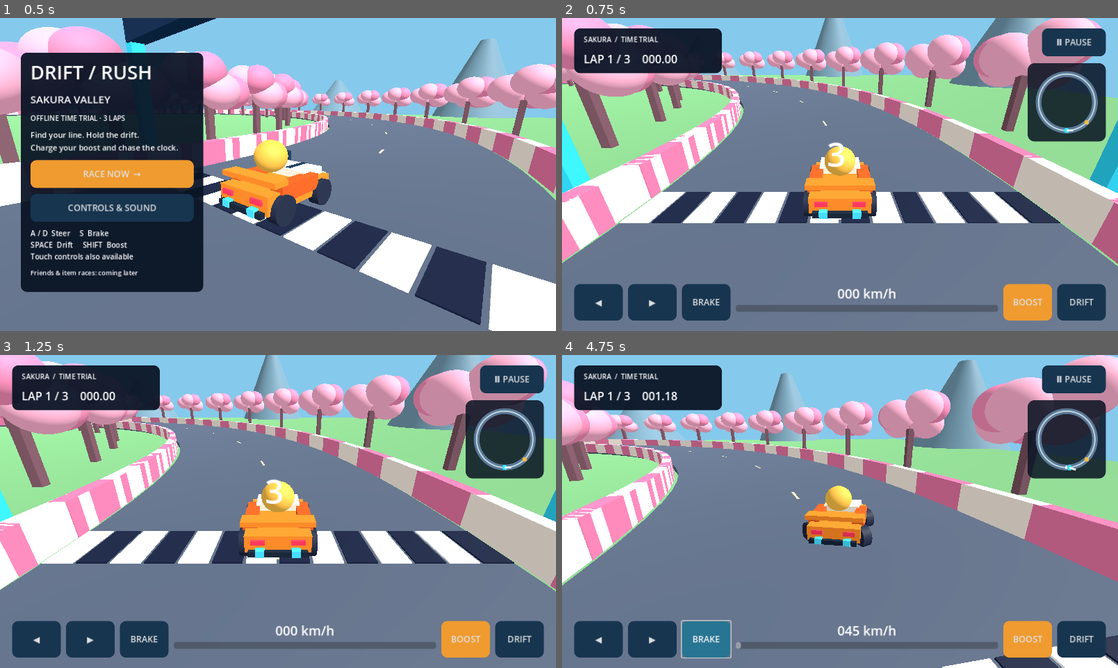
Above: before the commit, frames 1-4 (two rows, left to right).
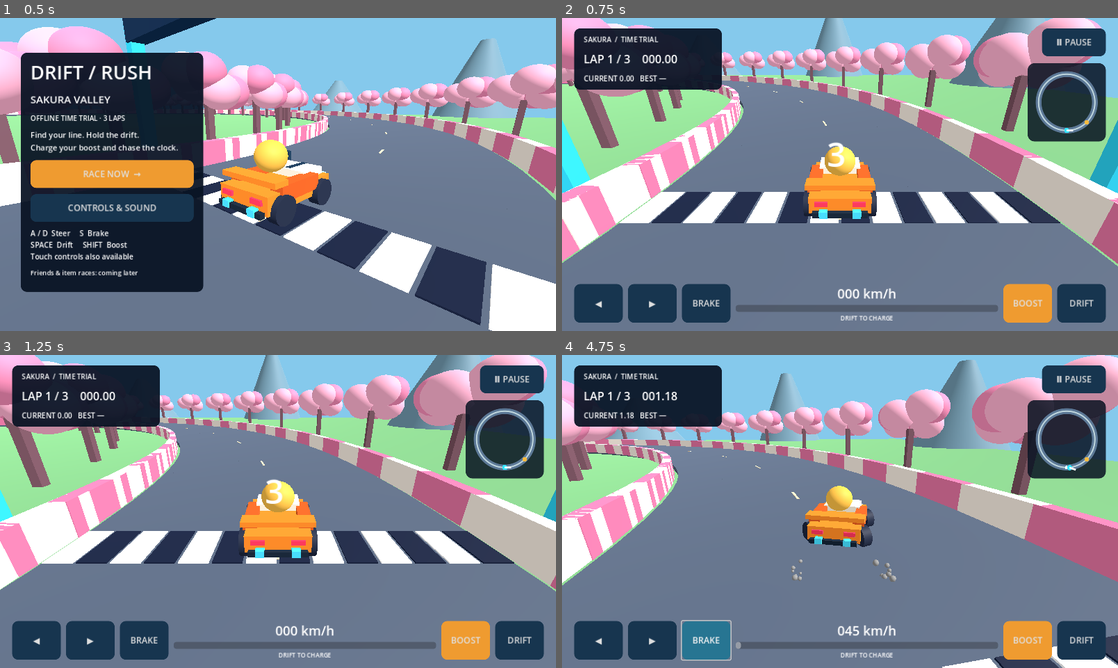
Above: after the commit, the same moments.

Repository: KyungHoon416/DRIFT-RUSH
Game: Godot game, scene res://Scenes/Race.tscn
Same seed, same stepped clock (60 frames per second), same inputs: the game is played once before the commit and once after it.
Inputs:
- Up to frame 1 (0.5 s): no input
- Up to frame 2 (0.75 s): click "RACE NOW →" at 0.5 s
- Up to frame 3 (1.25 s): no input
- Up to frame 4 (4.75 s): click "BOOST" at 1.25 s; click "◀" at 2 s; click "▶" at 2.75 s; click "BRAKE" at 3.5 s; hold D from 4.28 s (still down); hold Shift from 4.28 s (still down); tap Space at 4.52 s

Frame 1 is identical in both runs. In frame 2, 2.1% of the frame differs, in the area x 2-98%, y 16-98%; in frame 3, 2.1%; in frame 4, 2.4%, in the area x 2-98%, y 15-98%.

Commit message:
Add driving feedback, lap timing and safe track recovery

Diff:
--- a/DRIFT_RUSH_GODOT/Scripts/Race.gd
+++ b/DRIFT_RUSH_GODOT/Scripts/Race.gd
@@ -1,7 +1,16 @@
 extends Node3D
 var kart: CharacterBody3D
 var camera: Camera3D
-var hud: Label
+var visual: Node3D
+var flames: Array[MeshInstance3D] = []
+var sparks: Array[CPUParticles3D] = []
+var boost_audio: AudioStreamPlayer
+var lap_times: Array[float] = []
+var lap_started := 0.0
+var best_lap := 0.0
+var safe_angle := 0.0
+var recovery_notice := 0.0
+var is_drifting := false
 var ui: CanvasLayer
 var countdown := 0.0
 var speed := 0.0
@@ -95,31 +104,33 @@
  col.shape = shape
  col.position.y = 0.7
  kart.add_child(col)
- box(kart,Vector3(0,0.65,0),Vector3(1.8,0.5,2.8),Color("ff8b27"))
- box(kart,Vector3(0,0.95,-0.8),Vector3(1.4,0.35,1),Color("fff3df"))
- box(kart,Vector3(0,1.15,1),Vector3(2,0.15,0.5),Color("ff8b27"))
+ visual=Node3D.new()
+ kart.add_child(visual)
+ box(visual,Vector3(0,0.65,0),Vector3(1.8,0.5,2.8),Color("ff8b27"))
+ box(visual,Vector3(0,0.95,-0.8),Vector3(1.4,0.35,1),Color("fff3df"))
+ box(visual,Vector3(0,1.15,1),Vector3(2,0.15,0.5),Color("ff8b27"))
  var helmet := SphereMesh.new()
  helmet.radius = 0.48
  helmet.height = 0.9
- mesh(kart,helmet,Vector3(0,1.6,0.3),Color("ffc34b"))
- box(kart,Vector3(0,1.6,-0.12),Vector3(0.7,0.25,0.12),Color("193955"))
+ mesh(visual,helmet,Vector3(0,1.6,0.3),Color("ffc34b"))
+ box(visual,Vector3(0,1.6,-0.12),Vector3(0.7,0.25,0.12),Color("193955"))
  for x in [-1,1]:
   for z in [-0.9,0.9]:
    var tire := CylinderMesh.new()
    tire.top_radius = 0.4
    tire.bottom_radius = 0.4
    tire.height = 0.35
-   var w := mesh(kart,tire,Vector3(x*0.9,0.45,z),Color("222b42"))
+   var w := mesh(visual,tire,Vector3(x*0.9,0.45,z),Color("222b42"))
    w.rotation.z = PI/2
    wheels.append(w)
  # Side pods, rear bumper, lights and exhaust give the kart a readable silhouette.
  for side in [-1,1]:
-  box(kart,Vector3(side*0.78,0.85,0.15),Vector3(0.4,0.45,1.6),Color("e75c20"))
-  box(kart,Vector3(side*0.54,0.72,1.43),Vector3(0.38,0.14,0.08),Color("ff385d"))
-  box(kart,Vector3(side*0.48,0.45,1.48),Vector3(0.24,0.2,0.22),Color("47dfff"))
-  box(kart,Vector3(side*0.55,0.85,-1.43),Vector3(0.4,0.13,0.08),Color("b9f7ff"))
- box(kart,Vector3(0,0.42,1.48),Vector3(1.6,0.15,0.15),Color("172638"))
- box(kart,Vector3(0,0.93,-0.9),Vector3(0.2,0.4,0.9),Color("17334e"))
+  box(visual,Vector3(side*0.78,0.85,0.15),Vector3(0.4,0.45,1.6),Color("e75c20"))
+  box(visual,Vector3(side*0.54,0.72,1.43),Vector3(0.38,0.14,0.08),Color("ff385d"))
+  box(visual,Vector3(side*0.48,0.45,1.48),Vector3(0.24,0.2,0.22),Color("47dfff"))
+  box(visual,Vector3(side*0.55,0.85,-1.43),Vector3(0.4,0.13,0.08),Color("b9f7ff"))
+ box(visual,Vector3(0,0.42,1.48),Vector3(1.6,0.15,0.15),Color("172638"))
+ box(visual,Vector3(0,0.93,-0.9),Vector3(0.2,0.4,0.9),Color("17334e"))
  # Distant stylized hills, kept clear of the racing surface.
  for i in range(12):
   var mountain := CylinderMesh.new()
@@ -127,6 +138,44 @@
   mountain.bottom_radius=18
   mountain.height=22+float(i%3)*8
   mesh(self,mountain,Vector3(sin(i*TAU/12)*125,5,cos(i*TAU/12)*125),Color("7299ad"))
+ for side in [-1,1]:
+  var flame := SphereMesh.new()
+  flame.radius=0.15
+  flame.height=0.3
+  var jet := mesh(visual,flame,Vector3(side*0.48,0.45,1.8),Color("35dfff"))
+  jet.scale=Vector3(1,1,4)
+  jet.visible=false
+  flames.append(jet)
+  var particles := CPUParticles3D.new()
+  particles.position=Vector3(side*0.9,0.3,0.9)
+  particles.amount=24
+  particles.lifetime=0.3
+  particles.direction=Vector3(side,0.4,1)
+  particles.spread=25
+  particles.initial_velocity_min=1
+  particles.initial_velocity_max=3
+  particles.gravity=Vector3(0,-2,0)
+  particles.scale_amount_min=0.035
+  particles.scale_amount_max=0.09
+  particles.color=Color("ffcc58")
+  var spark := SphereMesh.new()
+  spark.radius=1
+  spark.height=2
+  particles.mesh=spark
+  particles.emitting=false
+  visual.add_child(particles)
+  sparks.append(particles)
+ boost_audio=AudioStreamPlayer.new()
+ add_child(boost_audio)
+ var boost_wav := AudioStreamWAV.new()
+ boost_wav.mix_rate=22050
+ boost_wav.format=AudioStreamWAV.FORMAT_16_BITS
+ var tone := PackedByteArray()
+ tone.resize(11025*2)
+ for i in range(11025):
+  tone.encode_s16(i*2,int(sin(i*0.045+i*i*0.000005)*9000*sin(PI*i/11025.0)))
+ boost_wav.data=tone
+ boost_audio.stream=boost_wav
  camera = Camera3D.new()
  add_child(camera)
  camera.current = true
@@ -151,9 +200,11 @@
 func brake_hold(down: bool): braking=down
 func drift_hold(down: bool): drifting=down
 func activate_boost():
- if charge>=1 and running and not paused:
+ if charge>=1 and running and not paused and countdown<=0:
   boost=2.5
   charge=0
+  boost_audio.volume_db=linear_to_db(maxf(settings.volume,0.0001))
+  if settings.volume>0: boost_audio.play()
 func start_race():
  settings.calibrate(Input.get_gravity())
  reset()
@@ -172,6 +223,13 @@
  drifting=false
  ui.pause_panel.visible=paused
 func reset():
+ lap_times.clear()
+ lap_started=0
+ best_lap=0
+ safe_angle=0
+ recovery_notice=0
+ is_drifting=false
+ boost_audio.stop()
  kart.position=Vector3(0,0.5,RADIUS)
  kart.rotation.y=-PI/2
  kart.velocity=Vector3.ZERO
@@ -194,11 +252,13 @@
   countdown=maxf(0,countdown-dt)
  if running and not paused and countdown<=0:
   elapsed+=dt
+  recovery_notice=maxf(0,recovery_notice-dt)
   cooldown=maxf(0,cooldown-dt)
   var input := float(Input.is_physical_key_pressed(KEY_D) or Input.is_physical_key_pressed(KEY_RIGHT))-float(Input.is_physical_key_pressed(KEY_A) or Input.is_physical_key_pressed(KEY_LEFT))
   input=clampf(input+touch+settings.tilt_value(Input.get_gravity()),-1,1)
   steer=lerpf(steer,input,dt*8)
   var drift := (drifting or Input.is_physical_key_pressed(KEY_SPACE)) and absf(steer)>0.2 and speed>10
+  is_drifting=drift
   speed=move_toward(speed,0 if braking or Input.is_physical_key_pressed(KEY_S) else (42 if boost>0 else 27),dt*12)
   kart.rotation.y-=steer*dt*(1.5 if drift else 1.0)*minf(speed/12,1)
   var target := -kart.global_basis.z*speed
@@ -224,12 +284,26 @@
    checkpoint+=1
    if checkpoint==9:
     checkpoint=1
+    var duration := elapsed-lap_started
+    lap_times.append(duration)
+    best_lap=duration if best_lap==0 else minf(best_lap,duration)
+    lap_started=elapsed
     lap+=1
     if lap>3:
      running=false
      ui.show_result(elapsed)
-  if kart.position.y < -4: reset()
+  var radial := Vector2(kart.position.x,kart.position.z).length()
+  if absf(radial-RADIUS)<5 and kart.position.y>0 and kart.position.y<2 and not wrong_way:
+   safe_angle=angle
+  if kart.position.y < -4 or absf(radial-RADIUS)>12:
+   recover_to_track()
   for w in wheels: w.rotate_y(speed*dt*2)
+ var active := running and not paused and countdown<=0
+ visual.rotation.z=lerpf(visual.rotation.z,-steer*0.14 if active and is_drifting else 0.0,1-exp(-8*dt))
+ for jet in flames: jet.visible=active and boost>0
+ for particles in sparks: particles.emitting=active and is_drifting
+ boost_audio.stream_paused=paused
+ camera.fov=lerpf(camera.fov,73.0 if active and boost>0 else 65.0,1-exp(-4*dt))
  var desired := kart.position+kart.global_basis.z*7+Vector3.UP*4
  if not running:
   desired=kart.position+Vector3(-5,2.8,5)
@@ -240,3 +314,17 @@
 func _notification(what: int):
  if what==NOTIFICATION_APPLICATION_FOCUS_OUT and running and not paused and is_instance_valid(ui):
   toggle_pause()
+
+func recover_to_track():
+ # Return to the last safe on-road position; never skip a checkpoint or reset race time.
+ kart.position=Vector3(sin(safe_angle)*RADIUS,0.6,cos(safe_angle)*RADIUS)
+ kart.rotation.y=safe_angle-PI/2
+ kart.velocity=Vector3.ZERO
+ speed=0
+ boost=0
+ is_drifting=false
+ steer=0
+ touch=0
+ wrong_way=false
+ recovery_notice=2.0
+ camera.position=kart.position+kart.global_basis.z*7+Vector3.UP*4
--- a/DRIFT_RUSH_GODOT/Scripts/RaceUI.gd
+++ b/DRIFT_RUSH_GODOT/Scripts/RaceUI.gd
@@ -8,6 +8,8 @@
 var velocity_label: Label
 var count_label: Label
 var result_label: Label
+var lap_detail: Label
+var boost_status: Label
 var meter: ProgressBar
 var settings_panel: Control
 var sensor_status: Label
@@ -78,6 +80,8 @@
  top.add_child(label("SAKURA  /  TIME TRIAL",16))
  stats=label("",26)
  top.add_child(stats)
+ lap_detail=label("",17)
+ top.add_child(lap_detail)
  var pause := button("Ⅱ PAUSE",race.toggle_pause)
  race_hud.add_child(pause)
  pause.set_anchors_and_offsets_preset(Control.PRESET_TOP_RIGHT)
@@ -108,6 +112,9 @@
  meter.custom_minimum_size=Vector2(180,16)
  meter.show_percentage=false
  center.add_child(meter)
+ boost_status=label("DRIFT TO CHARGE",14)
+ boost_status.horizontal_alignment=HORIZONTAL_ALIGNMENT_CENTER
+ center.add_child(boost_status)
  bottom.add_child(button("BOOST",race.activate_boost,true))
  bottom.add_child(button("DRIFT",func(): pass,false,race.drift_hold))
  count_label=label("",76)
@@ -156,13 +163,18 @@
 func show_result(time: float):
  race_hud.hide()
  result.show()
- result_label.text="3 LAPS COMPLETED\nTIME  %.2f s" % time
+ result_label.text="TOTAL  %.2f s" % time
+ for i in range(race.lap_times.size()):
+  result_label.text+="\nLAP %d   %.2f s" % [i+1,race.lap_times[i]]
+ result_label.text+="\nBEST   %.2f s" % race.best_lap
 func update_hud():
  stats.text="LAP %d / 3    %06.2f" % [mini(race.lap,3),race.elapsed]
  velocity_label.text="%03d km/h" % int(race.speed*3.6)
  meter.value=race.charge*100
+ lap_detail.text="CURRENT %.2f   BEST %s" % [race.elapsed-race.lap_started,"—" if race.best_lap==0 else "%.2f" % race.best_lap]
+ boost_status.text="BOOST ACTIVE" if race.boost>0 else ("BOOST READY" if race.charge>=1 else "DRIFT TO CHARGE")
  minimap.queue_redraw()
- warning_label.text="WRONG WAY  •  TURN AROUND" if race.wrong_way else ""
+ warning_label.text="BACK ON TRACK" if race.recovery_notice>0 else ("WRONG WAY  •  TURN AROUND" if race.wrong_way else "")
  var show_arrows: bool = not race.settings.tilt_enabled or Input.get_gravity().length()<0.1
  for b in steer_buttons: b.visible=show_arrows
  count_label.text=str(ceili(race.countdown)) if race.countdown>0 else ""
--- /dev/null
+++ b/DRIFT_RUSH_GODOT/Tests/race_flow.gd
@@ -0,0 +1,56 @@
+extends SceneTree
+func _initialize():
+ call_deferred("test")
+func test():
+ var race = load("res://Scenes/Race.tscn").instantiate()
+ root.add_child(race)
+ await process_frame
+ race.start_race()
+ race.countdown=0
+ # Exercise the real physics-loop checkpoint logic, injecting positions at gates.
+ for lap_index in range(3):
+  for gate in range(1,9):
+   var a := gate*TAU/8.0
+   race.kart.position=Vector3(sin(a)*race.RADIUS,0.6,cos(a)*race.RADIUS)
+   race.kart.rotation.y=a-PI/2
+   race.kart.velocity=Vector3.ZERO
+   race.speed=12
+   await physics_frame
+   await physics_frame
+ assert(race.lap_times.size()==3,"Three ordered laps recorded")
+ assert(not race.running and race.ui.result.visible,"Finish stops race and opens result")
+ var total := 0.0
+ for value in race.lap_times:
+  assert(value>0,"Positive lap duration")
+  total+=value
+ assert(is_equal_approx(total,race.elapsed),"Lap sum equals race total")
+ assert(is_equal_approx(race.best_lap,race.lap_times.min()),"Best lap computed")
+ race.start_race()
+ race.countdown=0
+ race.elapsed=32
+ race.checkpoint=4
+ race.safe_angle=PI/2
+ race.kart.position=Vector3(160,-5,0)
+ await physics_frame
+ await physics_frame
+ assert(race.kart.position.distance_to(Vector3(65,0.6,0))<1,"Recovery returns to safe location")
+ assert(race.elapsed>=32 and race.checkpoint==4,"Recovery preserves timer and progress")
+ race.charge=1
+ race.activate_boost()
+ await physics_frame
+ await physics_frame
+ assert(race.flames[0].visible,"Boost effect enabled")
+ race.toggle_pause()
+ var remaining: float = race.boost
+ for i in range(5): await physics_frame
+ assert(is_equal_approx(race.boost,remaining) and not race.flames[0].visible,"Pause freezes boost and hides effect")
+ race.toggle_pause()
+ for i in range(165): await physics_frame
+ assert(race.boost==0 and not race.flames[0].visible,"Boost expires and effect stops")
+ race.return_lobby()
+ assert(race.lap_times.is_empty() and race.best_lap==0,"New race resets lap stats")
+ print("PASS: 3 ordered laps, results, lap sum/best, recovery, preserved progress, boost effects/pause/expiry, reset")
+ race.queue_free()
+ await process_frame
+ await create_timer(0.2).timeout
+ quit()
--- a/DRIFT_RUSH_GODOT/Tests/smoke.gd
+++ b/DRIFT_RUSH_GODOT/Tests/smoke.gd
@@ -59,4 +59,7 @@
  assert(projected.is_equal_approx(race.ui.minimap.size*0.5),"Minimap projects track origin")
  print("PASS: tilt calibration, sensor fallback, deadzone, inversion, settings persistence, touch mode, settings UI, minimap")
  print("PASS: acceleration, 3D movement, boost consumption, pause, reset, lobby/race/result transitions, countdown, input clearing")
+ race.queue_free()
+ await process_frame
+ await create_timer(0.2).timeout
  quit()
Not shown, changed: DRIFT_RUSH_GODOT/Docs/BUILD_REPORT.md
Not shown, added: DRIFT_RUSH_GODOT/Docs/DEVICE_TEST_CHECKLIST.md
Not shown, changed: DRIFT_RUSH_GODOT/Docs/PROGRESS.md
Not shown, changed: DRIFT_RUSH_GODOT/Docs/QA_REPORT.md
Not shown, added: DRIFT_RUSH_GODOT/Docs/race_flow.log
